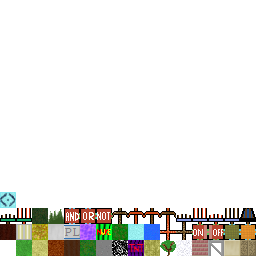
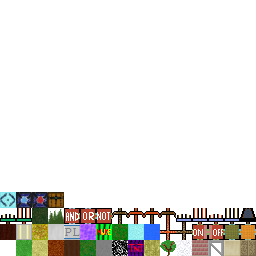
Revision of a layered 256x256 image; what changed, layer by layer:
painted on "Pasted Layer" over [48, 192, 64, 208]
painted on "TerrainTextures.png" over [16, 192, 64, 208]
